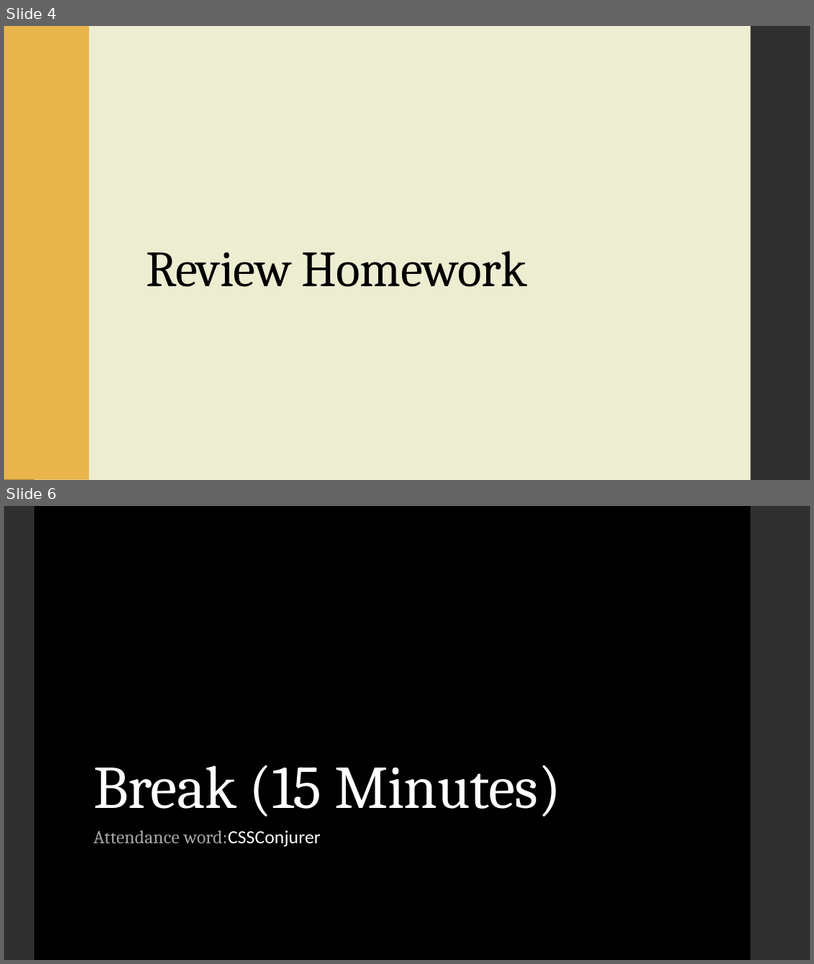
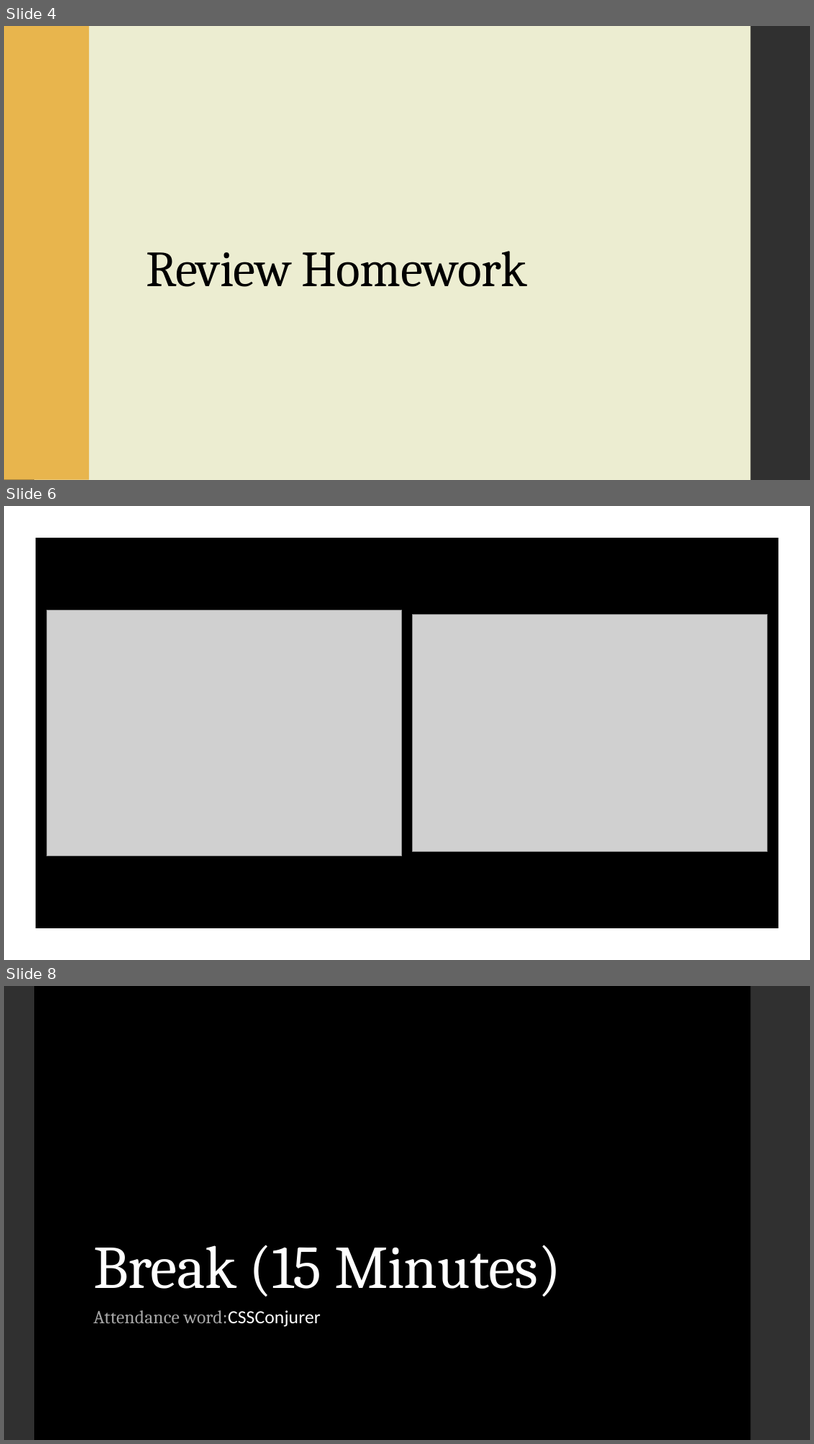
Before and after one commit to LaunchCoderGirlSTL/Data-Science-Assignments, a slide deck: course_material/week_23/week_23_presentation.pptx. Shown one above the other, each under a label of ours: slides 4 and 6 before the commit, slides 4, 6 and 8 after it; the slides between them are not shown. The pictures are 814x964 and 814x1444 pixels, drawn with LibreOffice and Linux fonts; fonts in the diff are those of the drawing; grey boxes stand for pictures. Boxes give left, top, right and bottom in pixels: in the first picture for what was removed or moved away, otherwise in the second. Text is boxed around its words. In the diff, an @@ line names an element or a change of style, - is before the commit and + after.

```diff
--- a/course_material/week_23/week_23_presentation.pptx
+++ b/course_material/week_23/week_23_presentation.pptx
@@ slide 6 added at bbox=[4, 506, 810, 960], background #000000 @@
@@ rectangle added at bbox=[4, 506, 810, 960], fill #FFFFFF @@
@@ rectangle added at bbox=[751, 506, 810, 960], fill #CBCE81 @@
@@ rectangle added at bbox=[36, 538, 779, 928], fill #000000 @@
@@ picture added at bbox=[46, 610, 401, 856] @@
@@ picture added at bbox=[412, 614, 767, 852] @@
@@ what was slide 6 is now slide 8 @@
```
Also in this commit, not shown: 2 slides changed, 1 other slide added, 2 other files.
